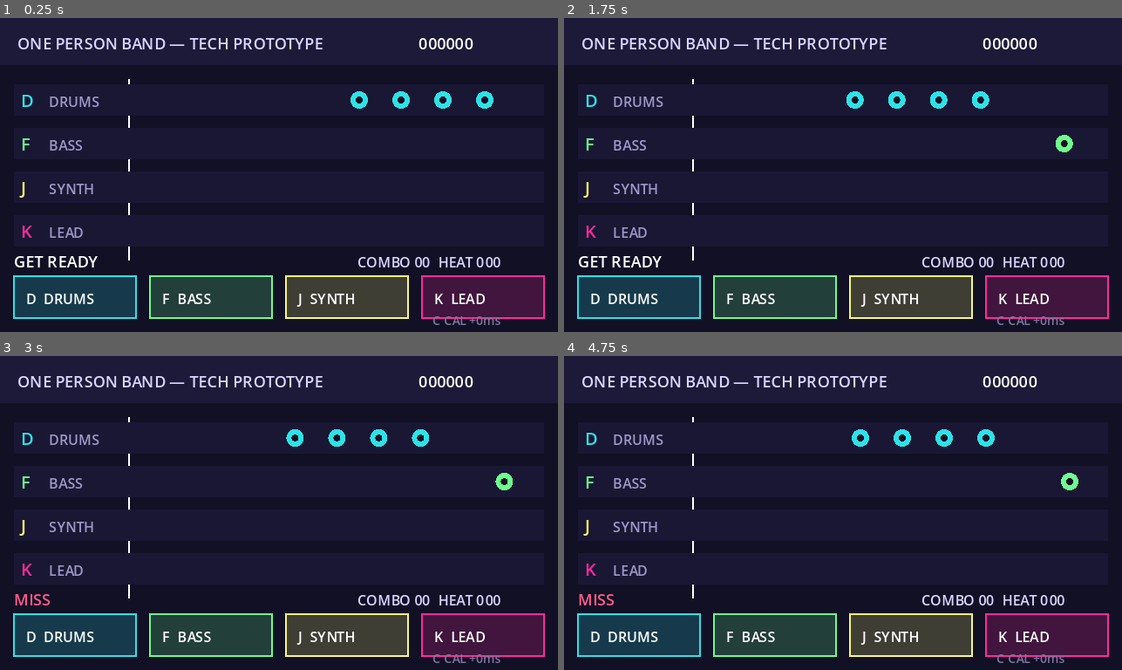
Above: before the commit, frames 1-4 (two rows, left to right).
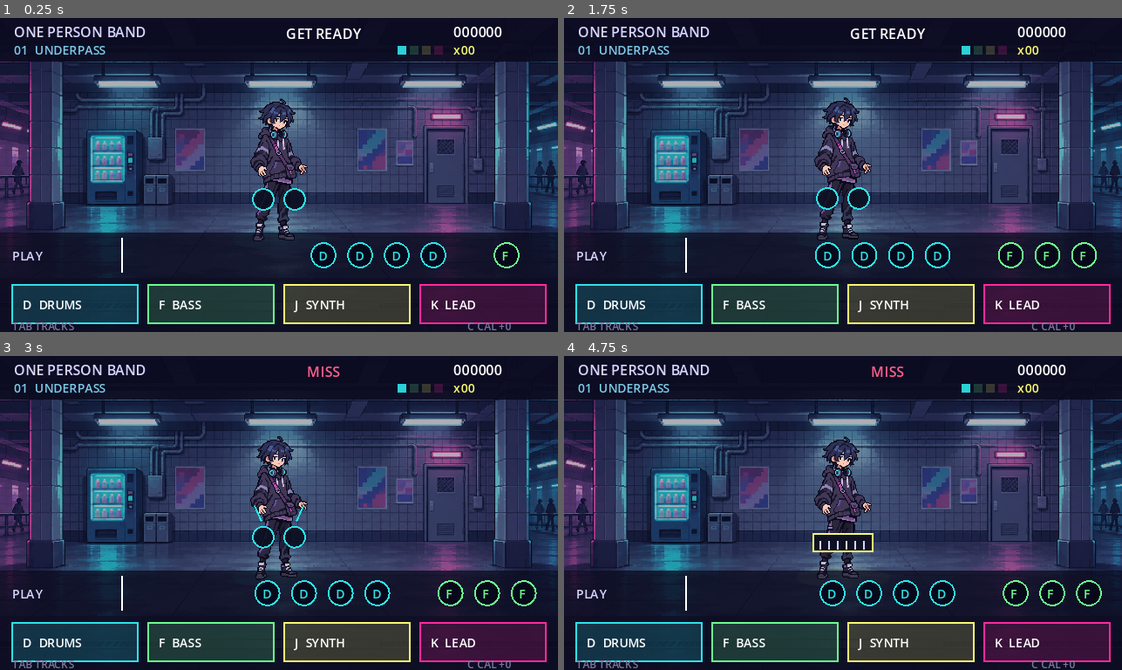
Above: after the commit, the same moments.

Repository: fatjiao/beatspell-game
Game: Godot game, scene res://scenes/prototype/prototype_stage.tscn
Two runs of this game, one before a commit and one after it. Both use one fixed random seed, a clock stepped at 60 frames per second and the inputs below. Sound files missing from this copy of the repository are replaced by a short silence.
Inputs:
- Up to frame 1 (0.25 s): no input
- Up to frame 2 (1.75 s): tap Enter (ui_accept) at 0.5, 1.35, 1.52 s; hold Enter (ui_accept) 0.53-1.28 s; tap Tab at 0.6, 1.55 s
- Up to frame 3 (3 s): tap Enter (ui_accept) at 1.82 s; hold Enter (ui_accept) 2.03-2.78 s; tap F (instrument_bass) at 2.1 s; tap D (instrument_drums) at 2.85 s
- Up to frame 4 (4.75 s): tap Enter (ui_accept) at 3.02, 3.32, 4.52 s; tap Tab at 3.05, 4.55 s; hold Enter (ui_accept) 3.53-4.28 s; tap K (instrument_lead) at 3.6 s; tap Escape (ui_cancel) at 4.15 s; tap J (instrument_synth) at 4.35 s

The runs differ from the first frame. In frame 1, 53% of the frame differs, in the area x 0-100%, y 0-100%; in frame 2, 53%; in frame 3, 53%; in frame 4, 53%.

Commit message:
feat: add underground performance stage

Diff:
--- a/scripts/prototype/prototype_stage.gd
+++ b/scripts/prototype/prototype_stage.gd
@@ -3,6 +3,8 @@
 const ChartLoaderScript = preload("res://scripts/rhythm/chart_loader.gd")
 const RhythmJudgeScript = preload("res://scripts/rhythm/rhythm_judge.gd")
 const SettingsStore = preload("res://scripts/settings/settings_store.gd")
+const SUBWAY_BACKGROUND: Texture2D = preload("res://assets/art/subway/subway_background.png")
+const LOOP_IDLE: Texture2D = preload("res://assets/art/loop/loop_idle.png")
 
 const CHART_PATH := "res://data/charts/prototype.json"
 const INSTRUMENTS := ["drums", "bass", "synth", "lead"]
@@ -44,6 +46,9 @@
 var _finished := false
 var _audio_offset_ms := 0
 var _music_started := false
+var _debug_tracks := false
+var _active_instrument := "drums"
+var _character_react_until := 0
 
 
 func _ready() -> void:
@@ -84,6 +89,11 @@
 		if event.physical_keycode == KEY_C:
 			get_tree().change_scene_to_file("res://scenes/settings/calibration.tscn")
 			return
+		if event.physical_keycode == KEY_TAB:
+			_debug_tracks = not _debug_tracks
+			get_viewport().set_input_as_handled()
+			queue_redraw()
+			return
 	if _finished:
 		return
 	for action in ACTIONS:
@@ -119,6 +129,8 @@
 
 func _play_instrument(instrument: String) -> void:
 	_pad_flash_until[instrument] = Time.get_ticks_msec() + 120
+	_active_instrument = instrument
+	_character_react_until = Time.get_ticks_msec() + 180
 	_tone_players[instrument].play()
 	var result: Dictionary = _judge.judge(_song_time_ms, instrument, _audio_offset_ms)
 	_apply_judgement(result.grade, result.offset_ms)
@@ -243,10 +255,155 @@
 
 
 func _draw() -> void:
+	draw_texture_rect(SUBWAY_BACKGROUND, Rect2(Vector2.ZERO, size), false)
+	_draw_environment_reactions()
+	_draw_loop_character()
+	if _debug_tracks:
+		_draw_debug_tracks()
+	else:
+		_draw_stage_hud()
+
+
+func _draw_environment_reactions() -> void:
+	var layer_count := _active_layer_count()
+	if layer_count <= 1:
+		draw_rect(Rect2(Vector2.ZERO, size), Color(0.02, 0.03, 0.10, 0.32))
+	elif layer_count == 2:
+		draw_rect(Rect2(Vector2.ZERO, size), Color(0.00, 0.10, 0.14, 0.10))
+	elif layer_count == 3:
+		draw_circle(Vector2(160, 55), 68.0, Color(0.18, 0.70, 0.90, 0.07))
+	else:
+		draw_circle(Vector2(160, 68), 90.0, Color(1.00, 0.16, 0.62, 0.07))
+		draw_circle(Vector2(160, 68), 64.0, Color(0.18, 0.90, 0.95, 0.08))
+		_draw_passersby()
+	if layer_count >= 3 and _song_time_ms >= 0:
+		for particle_index in 8:
+			var particle_x := fmod(float(particle_index * 47 + int(_song_time_ms / 28)), 336.0) - 8.0
+			var particle_y := 35.0 + fmod(float(particle_index * 29), 82.0)
+			var color := Color("2de2e6") if particle_index % 2 == 0 else Color("ff2a9d")
+			color.a = 0.20
+			draw_rect(Rect2(particle_x, particle_y, 1, 1), color)
+
+
+func _draw_passersby() -> void:
+	var beat_bob := 0.0
+	if _song_time_ms >= 0:
+		beat_bob = sin(float(_song_time_ms) / 250.0 * PI) * 1.0
+	for x in [44.0, 271.0]:
+		var mirror := -1.0 if x < 160.0 else 1.0
+		var body_color := Color(0.04, 0.04, 0.12, 0.76)
+		draw_circle(Vector2(x, 91 + beat_bob), 4.0, body_color)
+		draw_rect(Rect2(x - 4, 95 + beat_bob, 8, 18), body_color)
+		draw_line(Vector2(x - 2, 112 + beat_bob), Vector2(x - 5 + mirror, 122), body_color, 3.0)
+		draw_line(Vector2(x + 2, 112 + beat_bob), Vector2(x + 5 + mirror, 122), body_color, 3.0)
+
+
+func _draw_loop_character() -> void:
+	var beat_phase := 0.0
+	if _song_time_ms >= 0:
+		beat_phase = fmod(float(_song_time_ms), 500.0) / 500.0
+	var bounce: float = -absf(sin(beat_phase * PI)) * 1.4
+	var reacting := Time.get_ticks_msec() < _character_react_until
+	var tilt := 0.0
+	if reacting:
+		tilt = -0.035 if _active_instrument in ["drums", "synth"] else 0.035
+	var glow: Color = COLORS[_active_instrument]
+	glow.a = 0.10 + float(_heat) / 1000.0
+	draw_ellipse_shadow(Vector2(160, 127), 27.0, 6.0, glow)
+	draw_set_transform(Vector2(160, 87 + bounce), tilt, Vector2.ONE)
+	draw_texture_rect(LOOP_IDLE, Rect2(-28, -42, 56, 84), false)
+	draw_set_transform(Vector2.ZERO, 0.0, Vector2.ONE)
+	_draw_active_instrument(reacting, bounce)
+
+
+func draw_ellipse_shadow(center: Vector2, radius_x: float, radius_y: float, color: Color) -> void:
+	var points := PackedVector2Array()
+	for point_index in 24:
+		var angle := TAU * float(point_index) / 24.0
+		points.append(center + Vector2(cos(angle) * radius_x, sin(angle) * radius_y))
+	draw_colored_polygon(points, color)
+
+
+func _draw_active_instrument(reacting: bool, bounce: float) -> void:
+	var color: Color = COLORS[_active_instrument]
+	var y := 98.0 + bounce
+	match _active_instrument:
+		"drums":
+			draw_circle(Vector2(151, y + 6), 6.0, Color(0.05, 0.06, 0.13, 0.92))
+			draw_circle(Vector2(169, y + 6), 6.0, Color(0.05, 0.06, 0.13, 0.92))
+			draw_arc(Vector2(151, y + 6), 6.0, 0, TAU, 20, color, 1.0)
+			draw_arc(Vector2(169, y + 6), 6.0, 0, TAU, 20, color, 1.0)
+			if reacting:
+				draw_line(Vector2(150, y - 3), Vector2(146, y - 12), color, 1.0)
+				draw_line(Vector2(170, y - 3), Vector2(174, y - 12), color, 1.0)
+		"bass":
+			draw_line(Vector2(151, y + 14), Vector2(174, y - 12), color, 3.0)
+			draw_circle(Vector2(151, y + 13), 7.0, Color(0.05, 0.06, 0.13, 0.94))
+			draw_arc(Vector2(151, y + 13), 7.0, 0, TAU, 20, color, 1.0)
+		"synth":
+			draw_rect(Rect2(143, y + 4, 34, 10), Color(0.05, 0.06, 0.13, 0.94))
+			draw_rect(Rect2(143, y + 4, 34, 10), color, false, 1.0)
+			for key_x in range(147, 176, 5):
+				draw_line(Vector2(key_x, y + 8), Vector2(key_x, y + 13), Color("d8d5ff"), 1.0)
+		"lead":
+			draw_line(Vector2(168, y - 7), Vector2(168, 124), color, 1.0)
+			draw_circle(Vector2(168, y - 9), 3.0, color)
+			draw_line(Vector2(162, 124), Vector2(174, 124), color, 1.0)
+
+
+func _draw_stage_hud() -> void:
 	var font := ThemeDB.fallback_font
-	draw_rect(Rect2(Vector2.ZERO, size), Color("111025"))
+	draw_rect(Rect2(0, 0, size.x, 25), Color(0.04, 0.04, 0.12, 0.88))
+	draw_string(font, Vector2(8, 11), "ONE PERSON BAND", HORIZONTAL_ALIGNMENT_LEFT, -1, 8, Color("d8d5ff"))
+	draw_string(font, Vector2(8, 21), "01  UNDERPASS", HORIZONTAL_ALIGNMENT_LEFT, -1, 7, Color("7dcae8"))
+	draw_string(font, Vector2(130, 12), _status, HORIZONTAL_ALIGNMENT_CENTER, 112, 8, _status_color)
+	draw_string(font, Vector2(260, 11), "%06d" % _score, HORIZONTAL_ALIGNMENT_LEFT, -1, 8, Color.WHITE)
+	draw_string(font, Vector2(260, 21), "x%02d" % _combo, HORIZONTAL_ALIGNMENT_LEFT, -1, 7, Color("f9f871"))
+	for layer_index in INSTRUMENTS.size():
+		var layer_instrument: String = INSTRUMENTS[layer_index]
+		var layer_color: Color = COLORS[layer_instrument]
+		layer_color.a = 0.92 if layer_index < _active_layer_count() else 0.18
+		draw_rect(Rect2(228 + layer_index * 7, 16, 5, 5), layer_color)
+
+	_draw_compact_note_ribbon(font)
+	draw_rect(Rect2(0, 149, 320, 31), Color(0.04, 0.04, 0.12, 0.88))
+	var now := Time.get_ticks_msec()
+	for pad_index in INSTRUMENTS.size():
+		var instrument: String = INSTRUMENTS[pad_index]
+		var pad_rect := Rect2(7 + pad_index * 78, 153, 72, 22)
+		var active := int(_pad_flash_until.get(instrument, 0)) > now
+		var pad_color: Color = COLORS[instrument]
+		pad_color.a = 0.78 if active else 0.18
+		draw_rect(pad_rect, pad_color)
+		draw_rect(pad_rect, COLORS[instrument], false, 1.0)
+		draw_string(font, Vector2(pad_rect.position.x + 6, 167), "%s  %s" % [KEY_LABELS[instrument], DISPLAY_NAMES[instrument]], HORIZONTAL_ALIGNMENT_LEFT, -1, 7, Color.WHITE)
+	draw_string(font, Vector2(7, 179), "TAB TRACKS", HORIZONTAL_ALIGNMENT_LEFT, -1, 6, Color("7d789f"))
+	draw_string(font, Vector2(268, 179), "C CAL %+d" % _audio_offset_ms, HORIZONTAL_ALIGNMENT_LEFT, -1, 6, Color("7d789f"))
+
+
+func _draw_compact_note_ribbon(font: Font) -> void:
+	draw_rect(Rect2(0, 123, 320, 26), Color(0.03, 0.03, 0.10, 0.72))
+	var hit_x := 70.0
+	draw_line(Vector2(hit_x, 126), Vector2(hit_x, 146), Color.WHITE, 1.0)
+	draw_string(font, Vector2(7, 139), "PLAY", HORIZONTAL_ALIGNMENT_LEFT, -1, 7, Color("d8d5ff"))
+	for chart_event in _events:
+		if chart_event.consumed:
+			continue
+		var delta_ms: int = chart_event.time_ms - _song_time_ms
+		if delta_ms < -200 or delta_ms > 5600:
+			continue
+		var event_x := hit_x + (float(delta_ms) / 1000.0) * 42.0
+		var event_color: Color = COLORS[chart_event.instrument]
+		draw_circle(Vector2(event_x, 136), 7.0, Color(0.03, 0.03, 0.10, 0.94))
+		draw_arc(Vector2(event_x, 136), 7.0, 0, TAU, 20, event_color, 1.0)
+		draw_string(font, Vector2(event_x - 3, 139), KEY_LABELS[chart_event.instrument], HORIZONTAL_ALIGNMENT_LEFT, -1, 7, event_color)
+
+
+func _draw_debug_tracks() -> void:
+	var font := ThemeDB.fallback_font
+	draw_rect(Rect2(Vector2.ZERO, size), Color(0.04, 0.03, 0.10, 0.88))
 	draw_rect(Rect2(0, 0, size.x, 27), Color("1d1938"))
-	draw_string(font, Vector2(10, 18), "ONE PERSON BAND — TECH PROTOTYPE", HORIZONTAL_ALIGNMENT_LEFT, -1, 9, Color("d8d5ff"))
+	draw_string(font, Vector2(10, 18), "TRACK DEBUG — TAB TO RETURN", HORIZONTAL_ALIGNMENT_LEFT, -1, 9, Color("d8d5ff"))
 	draw_string(font, Vector2(240, 18), "%06d" % _score, HORIZONTAL_ALIGNMENT_LEFT, -1, 9, Color.WHITE)
 
 	var hit_x := 74.0
@@ -284,3 +441,13 @@
 	draw_string(font, Vector2(8, 143), _status, HORIZONTAL_ALIGNMENT_LEFT, 170, 9, _status_color)
 	draw_string(font, Vector2(205, 143), "COMBO %02d  HEAT %03d" % [_combo, _heat], HORIZONTAL_ALIGNMENT_LEFT, -1, 8, Color("d8d5ff"))
 	draw_string(font, Vector2(248, 176), "C CAL %+dms" % _audio_offset_ms, HORIZONTAL_ALIGNMENT_LEFT, -1, 7, Color("7d789f"))
+
+
+func _active_layer_count() -> int:
+	if _song_time_ms >= 9000:
+		return 4
+	if _song_time_ms >= 6500:
+		return 3
+	if _song_time_ms >= 4000:
+		return 2
+	return 1
--- a/tests/test_smoke.gd
+++ b/tests/test_smoke.gd
@@ -13,4 +13,8 @@
 		failures.append("instrument_synth input action is missing")
 	if not InputMap.has_action("instrument_lead"):
 		failures.append("instrument_lead input action is missing")
+	if not ResourceLoader.exists("res://assets/art/subway/subway_background.png"):
+		failures.append("subway background is missing")
+	if not ResourceLoader.exists("res://assets/art/loop/loop_idle.png"):
+		failures.append("Loop character art is missing")
 	return failures
Binary file added: assets/art/loop/loop_idle.png
Not shown, added: assets/art/loop/loop_idle.png.import
Binary file added: assets/art/subway/subway_background.png
Not shown, added: assets/art/subway/subway_background.png.import
Not shown, added: tests/test_audio_assets.gd.uid
